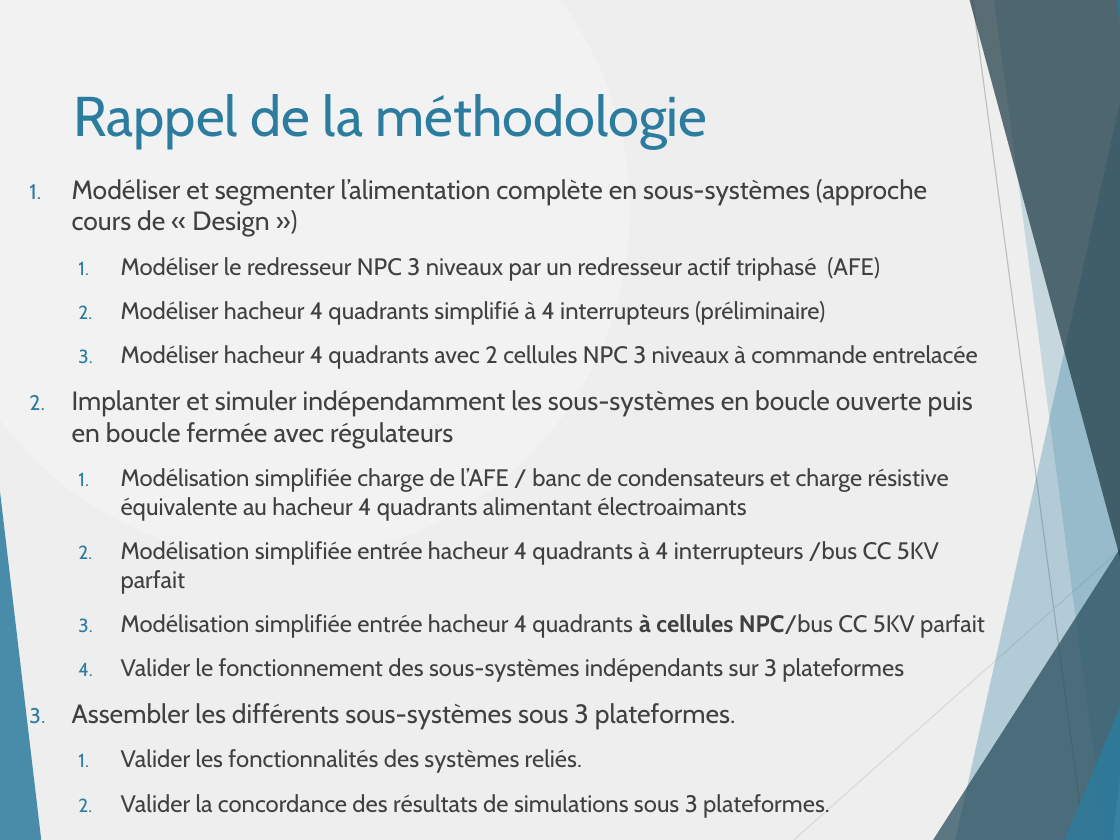
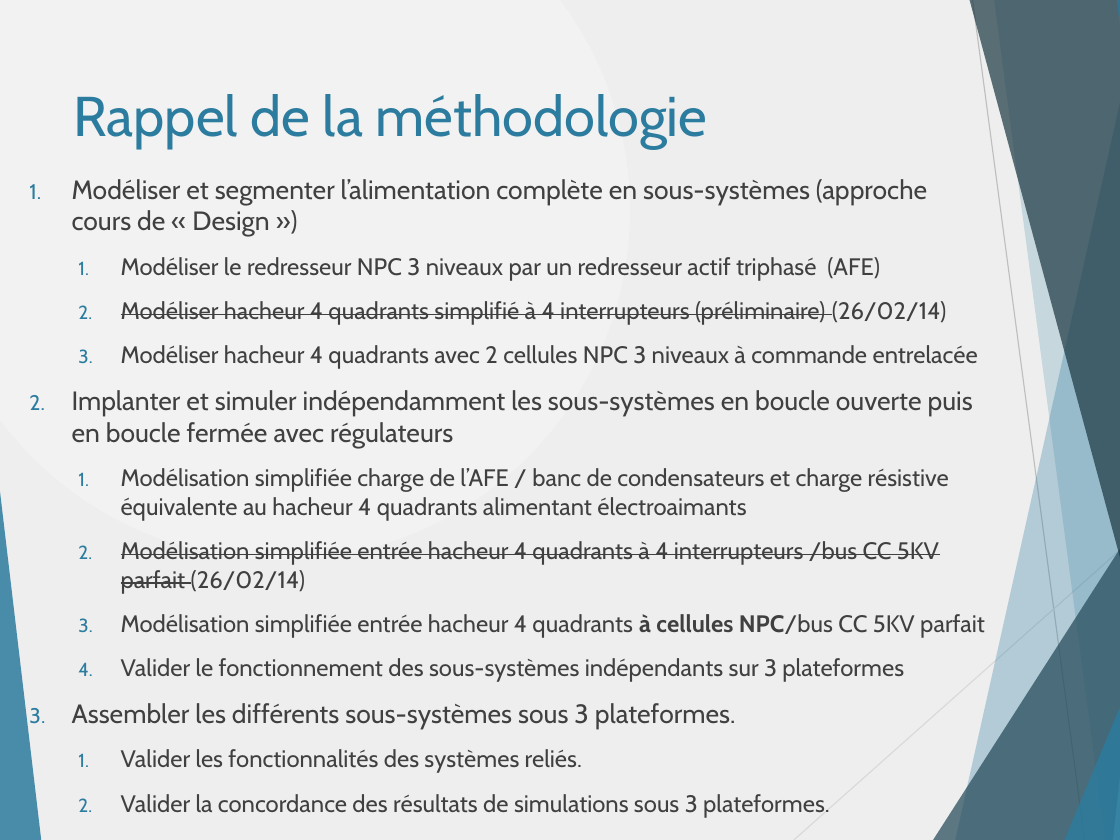
Before and after one commit to danthib76/DesignIV, a slide deck: slide 4 of Remise/Remise 3/RAE.pptx. Drawn at 1120x840 pixels with LibreOffice and Linux fonts; fonts in the diff are those of the drawing. Boxes give left, top, right and bottom in pixels: in the first picture for what was removed or moved away, otherwise in the second. Text is boxed around its words. In the diff, an @@ line names an element or a change of style, - is before the commit and + after.

```diff
--- a/Remise/Remise 3/RAE.pptx
+++ b/Remise/Remise 3/RAE.pptx
@@ text at box(121, 301, 946, 325): text changed @@
-    2. Modéliser hacheur 4 quadrants simplifié à 4 interrupteurs (préliminaire)
+    2. Modéliser hacheur 4 quadrants simplifié à 4 interrupteurs (préliminaire) (26/02/14)
@@ text at box(121, 541, 939, 594): text changed @@
-    2. Modélisation simplifiée entrée hacheur 4 quadrants à 4 interrupteurs /bus CC 5KV parfait
+    2. Modélisation simplifiée entrée hacheur 4 quadrants à 4 interrupteurs /bus CC 5KV parfait (26/02/14)
```
Also in this commit, not shown: 8 other slides changed, 3 slides added, 1 slide removed, 4 other files.
